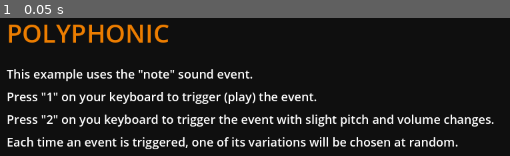
Above: before the commit, frame 1.
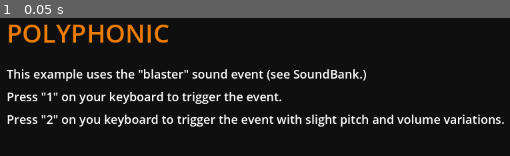
Above: after the commit, the same moment.

Repository: hugemenace/resonate
Game: Godot game, scene res://examples/polyphonic/polyphonic.tscn
Same seed, same stepped clock (60 frames per second), same inputs: the game is played once before the commit and once after it. The project has no main scene, so this scene is started directly.
Inputs:
- Up to frame 1 (0.05 s): no input

The runs differ from the first frame. In frame 1, 5.8% of the frame differs, in the area x 1-99%, y 36-95%.

Commit message:
chore: update and fix all the example scene UI label contents

Diff:
--- a/examples/2D/2d.tscn
+++ b/examples/2D/2d.tscn
@@ -39,9 +39,8 @@
 offset_top = 125.0
 offset_right = 824.0
 offset_bottom = 185.0
-text = "This example uses the \"note\" sound event.
-It is being triggered on the square below, causing the sound to move along with it in 2D space.
-Each time an event is triggered, one of its variations will be chosen at random."
+text = "This example uses the \"drums\" sound event (see the SoundBank.)
+It has been attached to the square below, causing the sound to move along with it in 2D space."
 label_settings = ExtResource("8_h0mrm")
 
 [node name="MovingTarget" type="MeshInstance2D" parent="."]
--- a/examples/3D/3d.tscn
+++ b/examples/3D/3d.tscn
@@ -40,9 +40,9 @@
 offset_top = 125.0
 offset_right = 824.0
 offset_bottom = 185.0
-text = "This example uses the \"note\" sound event.
-It is being triggered on the box below, causing the sound to move along with it in 3D space.
-Each time an event is triggered, one of its variations will be chosen at random."
+text = "This example uses the \"drums\" sound event (see the SoundBank.)
+It has been attached to the box below, causing the sound to move along with it in 3D space.
+A listener has been placed on the capsule mesh."
 label_settings = ExtResource("8_6qcxl")
 
 [node name="AudioListener3D" type="AudioListener3D" parent="."]
--- a/examples/music/music.tscn
+++ b/examples/music/music.tscn
@@ -90,7 +90,7 @@
 offset_top = 125.0
 offset_right = 824.0
 offset_bottom = 185.0
-text = "This example automatically plays the \"exploration\" music track.
+text = "This example automatically plays the \"exploration\" music track (see MusicBank.)
 Hold down \"1\" on your keyboard to enable the \"melody\" stem.
 Hold down \"2\" on your keyboard to enable the \"drums\" stem.
 Press \"3\" on your keyboard to start the next track.
--- a/examples/polyphonic/polyphonic.tscn
+++ b/examples/polyphonic/polyphonic.tscn
@@ -35,8 +35,7 @@
 offset_top = 125.0
 offset_right = 824.0
 offset_bottom = 185.0
-text = "This example uses the \"note\" sound event.
-Press \"1\" on your keyboard to trigger (play) the event.
-Press \"2\" on you keyboard to trigger the event with slight pitch and volume changes.
-Each time an event is triggered, one of its variations will be chosen at random."
+text = "This example uses the \"blaster\" sound event (see SoundBank.)
+Press \"1\" on your keyboard to trigger the event.
+Press \"2\" on you keyboard to trigger the event with slight pitch and volume variations."
 label_settings = ExtResource("8_qupom")
--- a/examples/simple/simple.tscn
+++ b/examples/simple/simple.tscn
@@ -37,7 +37,7 @@
 offset_top = 125.0
 offset_right = 824.0
 offset_bottom = 185.0
-text = "This example uses the \"note\" sound event.
-Press \"1\" on your keyboard to trigger (play) the event.
+text = "This example uses the \"note\" sound event (see SoundBank.)
+Press \"1\" on your keyboard to trigger the event.
 Each time an event is triggered, one of its variations will be chosen at random."
 label_settings = ExtResource("3_ljjap")
